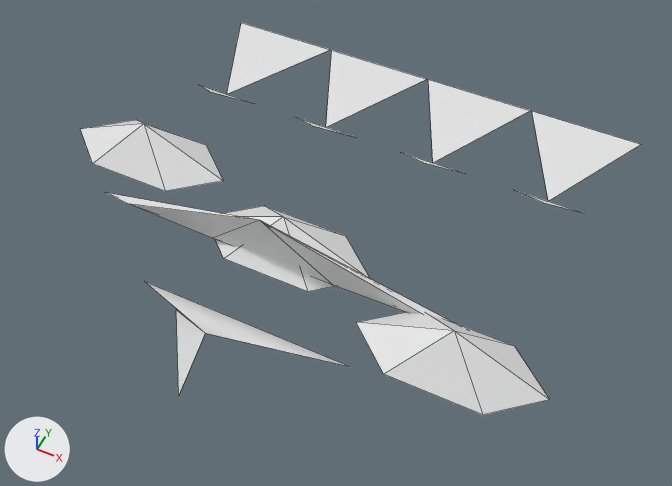
The OBJ model GameData/Meshes/Designs/aetherian/aetherian_gunship_mk1_06.obj: old version first, new version second.
The view is the same before and after, from a camera (50 mm lens) standing at (2.79, -4.75, 6.51) and looking at (0.32, 0.19, 0.34). Arrows for +X, +Y and +Z are at lower left; the lights stay in place. The first picture is the older version. Mesh edges are drawn as thin lines. Where no turn or scale is listed for an object, it has been applied to the vertices. Vertices at exactly the same position are counted once.

Objects in the first picture: 'aetherian_gunship_mk1_06'.
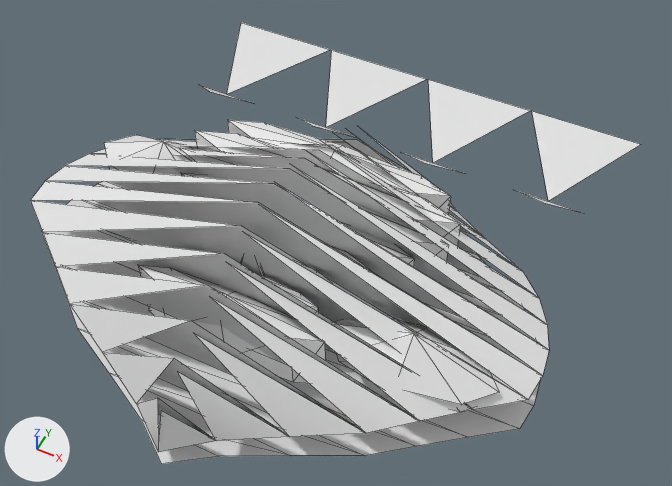
Changed parts and their boxes [x1, y1, x2, y2] in the pictures (672 x 486 px):
'aetherian_gunship_mk1_06', reshaped (9% wider, 12% taller)
    before: [81, 23, 641, 415]
    after: [30, 23, 641, 464]
part 1 of me_aetherian_gunship_mk1_06, rebuilt
    before: [81, 120, 223, 191]
    after: [104, 135, 193, 175]
part 2 of me_aetherian_gunship_mk1_06, rebuilt (not visible afterwards)
    before: [215, 206, 369, 292]
part 3 of me_aetherian_gunship_mk1_06, rebuilt (15% narrower, 17% shorter)
    before: [356, 312, 550, 415]
    after: [334, 320, 499, 405]
part 4 of me_aetherian_gunship_mk1_06, built on
    before: [105, 192, 452, 395]
    after: [30, 120, 549, 464]

The edits, one by one:
me_aetherian_gunship_mk1_06 is used by ob_aetherian_gunship_mk1_06; location (0.0, 0.0, 0.0).
me_aetherian_gunship_mk1_06 had 66 vertices, 48 faces and spanned x -2.52..2.52, y -1.84..3.1, z 0.0..1.15.
me_aetherian_gunship_mk1_06 now has 354 vertices, 347 faces and spans x -2.41..2.41, y -2.19..3.1, z 0.0..1.36.
me_aetherian_gunship_mk1_06 part 1: the loose piece of 8 vertices spanning x -2.52..-0.9, y -0.05..0.66, z 0.47..0.85 is rebuilt with 10 vertices and now spans x -2.16..-0.72, y -0.11..0.54, z 0.52..0.81.
me_aetherian_gunship_mk1_06 part 2: the loose piece of 8 vertices spanning x -0.81..0.81, y -0.5..0.2, z 0.47..0.85 is rebuilt with 10 vertices and now spans x -0.72..0.72, y -0.59..0.06, z 0.52..0.81.
me_aetherian_gunship_mk1_06 part 3: the loose piece of 8 vertices spanning x 0.9..2.52, y -0.96..-0.26, z 0.47..0.85 is rebuilt with 10 vertices and now spans x 0.72..2.16, y -1.07..-0.42, z 0.52..0.81.
me_aetherian_gunship_mk1_06 part 4: 18 vertices removed from x -1.89..1.89, y -1.84..0.0, z 0.07..1.15; 300 vertices added at x -2.41..2.41, y -2.19..1.39, z 0.0..1.36.
